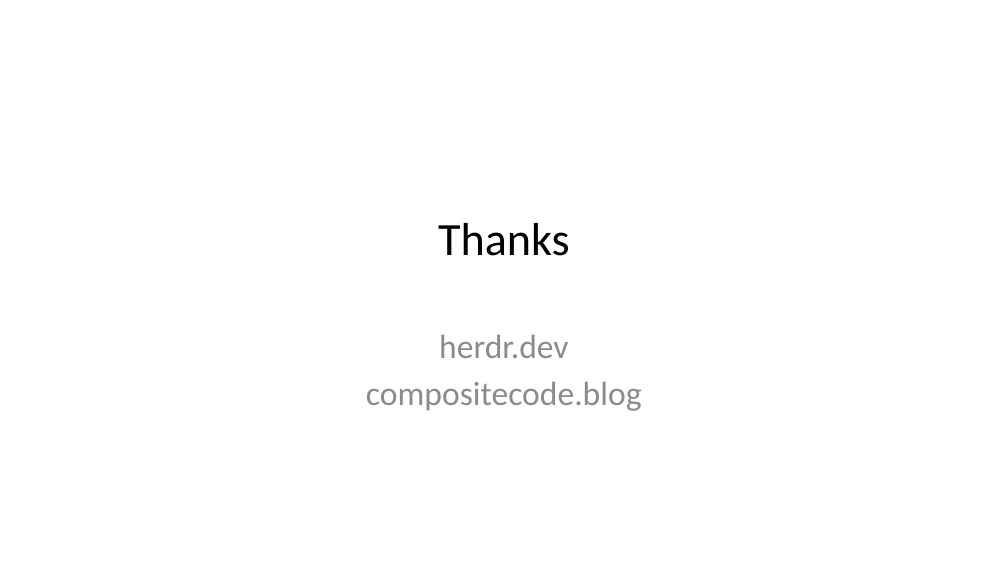
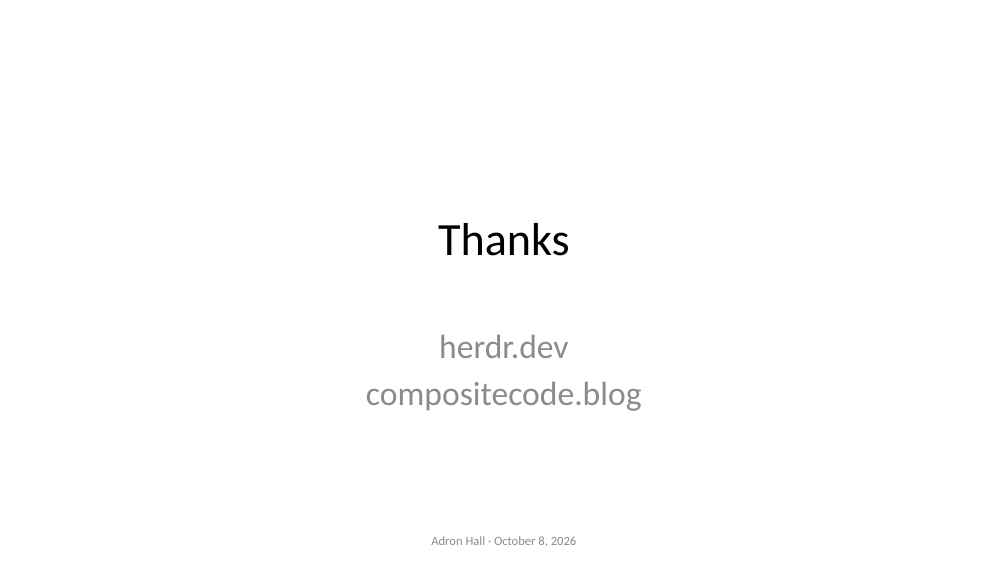
Before and after one commit to Adron/herdr, a slide deck: slide 24 of presentation/herding-agents.pptx. Drawn at 1008x567 pixels with LibreOffice and Linux fonts; fonts in the diff are those of the drawing. Boxes give left, top, right and bottom in pixels: in the first picture for what was removed or moved away, otherwise in the second. Text is boxed around its words. In the diff, an @@ line names an element or a change of style, - is before the commit and + after.

```diff
--- a/presentation/herding-agents.pptx
+++ b/presentation/herding-agents.pptx
@@ text added at (x1=431, y1=536, x2=576, y2=546), 12 pt, text #8C8C8C @@
+Adron Hall · October 8, 2026
```
Also in this commit, not shown: 1 other slide changed, 4 other files.
